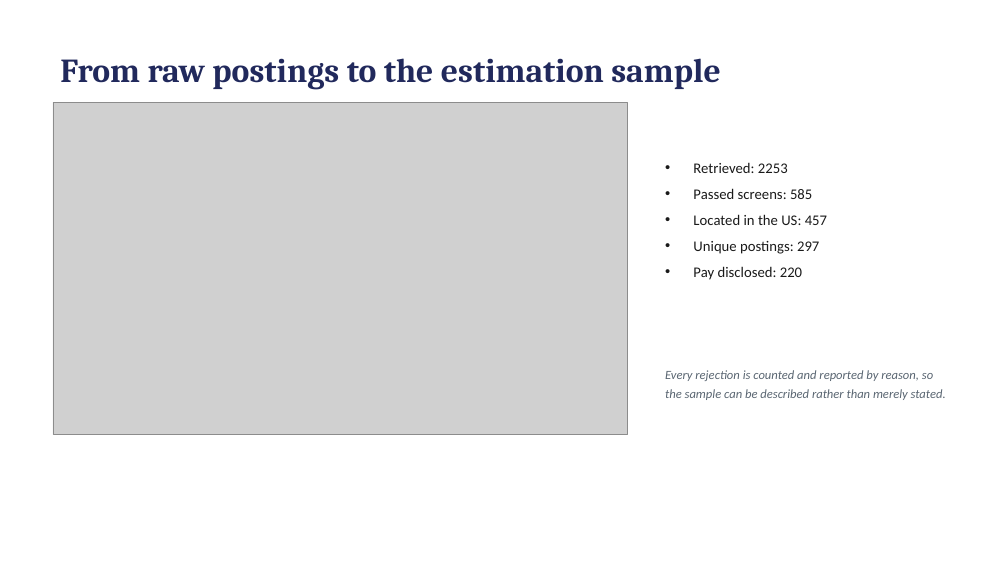
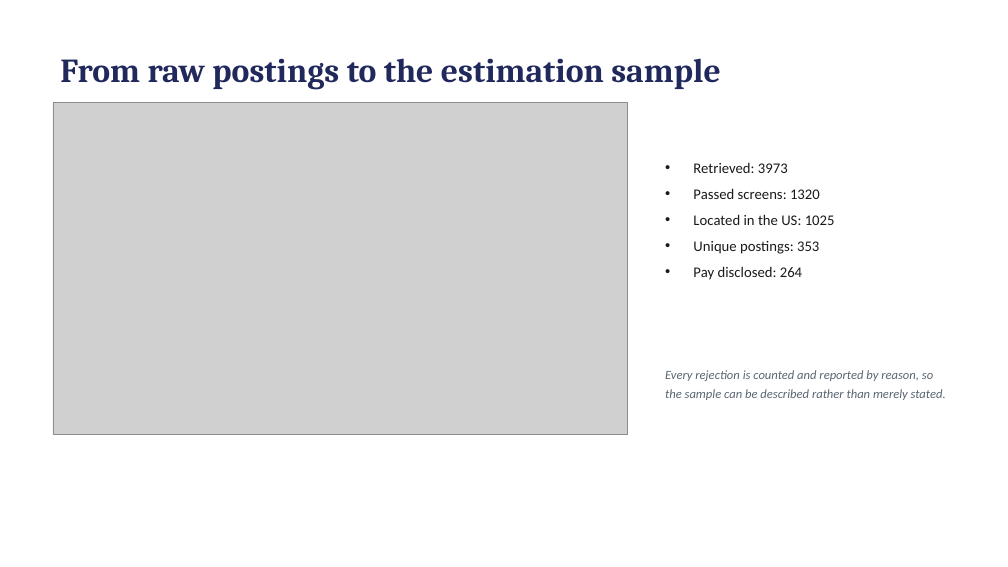
Before and after one commit to hendeal-cyber/Modern-Labor-Market-Data-Submission, a slide deck: slide 5 of paper/presentation.pptx. Drawn at 1008x567 pixels with LibreOffice and Linux fonts; fonts in the diff are those of the drawing; grey boxes stand for pictures. Boxes give left, top, right and bottom in pixels: in the first picture for what was removed or moved away, otherwise in the second. Text is boxed around its words. In the diff, an @@ line names an element or a change of style, - is before the commit and + after.

```diff
--- a/paper/presentation.pptx
+++ b/paper/presentation.pptx
@@ text at box(693, 162, 835, 280): text changed @@
-• Retrieved: 2253
-• Passed screens: 585
-• Located in the US: 457
-• Unique postings: 297
-• Pay disclosed: 220
+• Retrieved: 3973
+• Passed screens: 1320
+• Located in the US: 1025
+• Unique postings: 353
+• Pay disclosed: 264
```
Also in this commit, not shown: 3 other slides changed, 25 other files.
